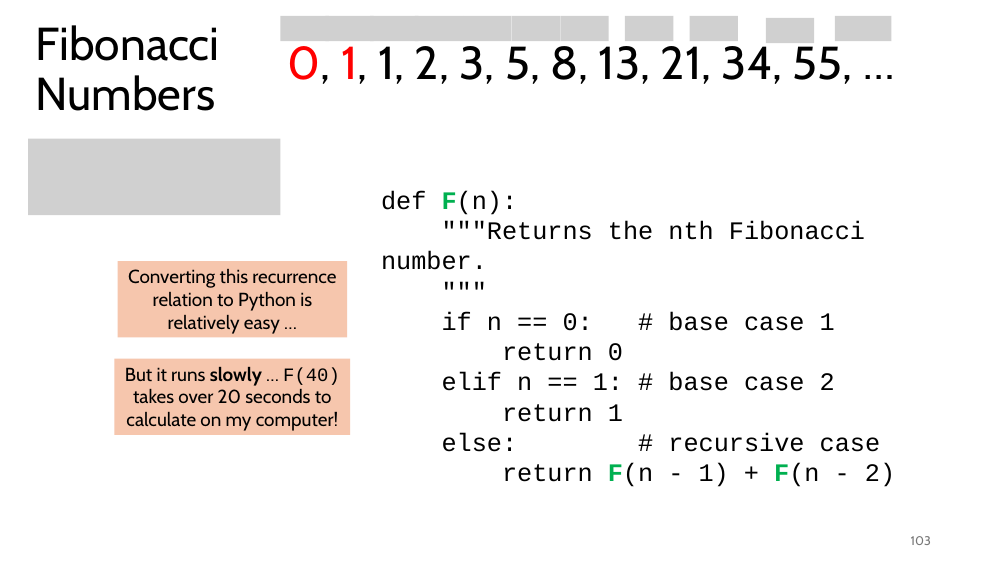
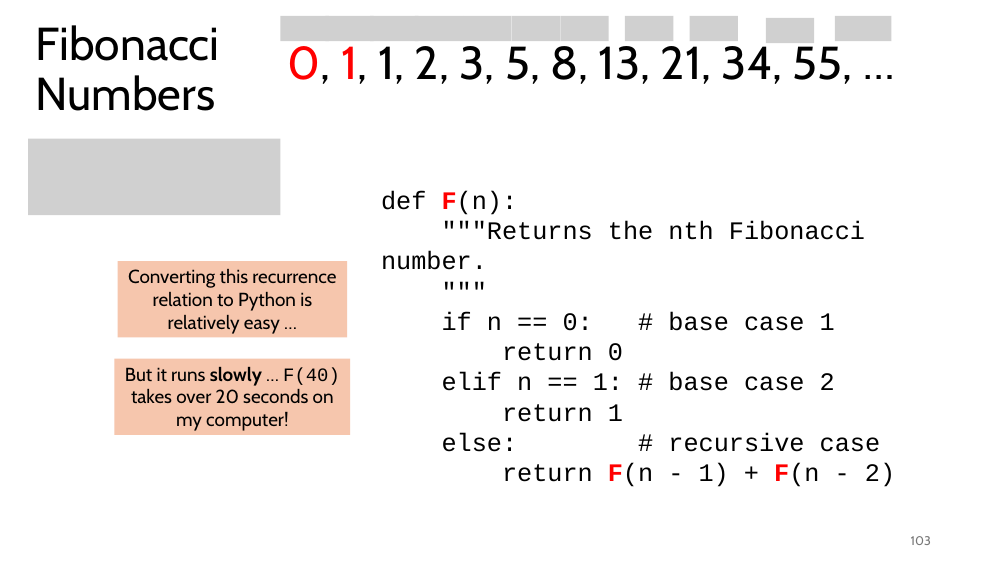
Before and after one commit to tjd1234/cmpt120spring2026, a slide deck: slide 103 of lecture_notes/chapter6/chapter6.pptx. Drawn at 1008x567 pixels with LibreOffice and Linux fonts; fonts in the diff are those of the drawing; grey boxes stand for pictures. Boxes give left, top, right and bottom in pixels: in the first picture for what was removed or moved away, otherwise in the second. Text is boxed around its words. In the diff, an @@ line names an element or a change of style, - is before the commit and + after.

```diff
--- a/lecture_notes/chapter6/chapter6.pptx
+++ b/lecture_notes/chapter6/chapter6.pptx
@@ text at (x1=381, y1=190, x2=895, y2=487): text colour #00B050 to #FF0000 in "F(n):", "F(n F(n" @@
@@ text in rectangle at (x1=125, y1=366, x2=340, y2=431): text changed @@
-But it runs slowly … F(40) takes over 20 seconds to calculate on my computer!
+But it runs slowly … F(40) takes over 20 seconds on my computer!
```
Also in this commit, not shown: 15 other slides changed, 4 slides added, 4 slides removed, 2 other files.
